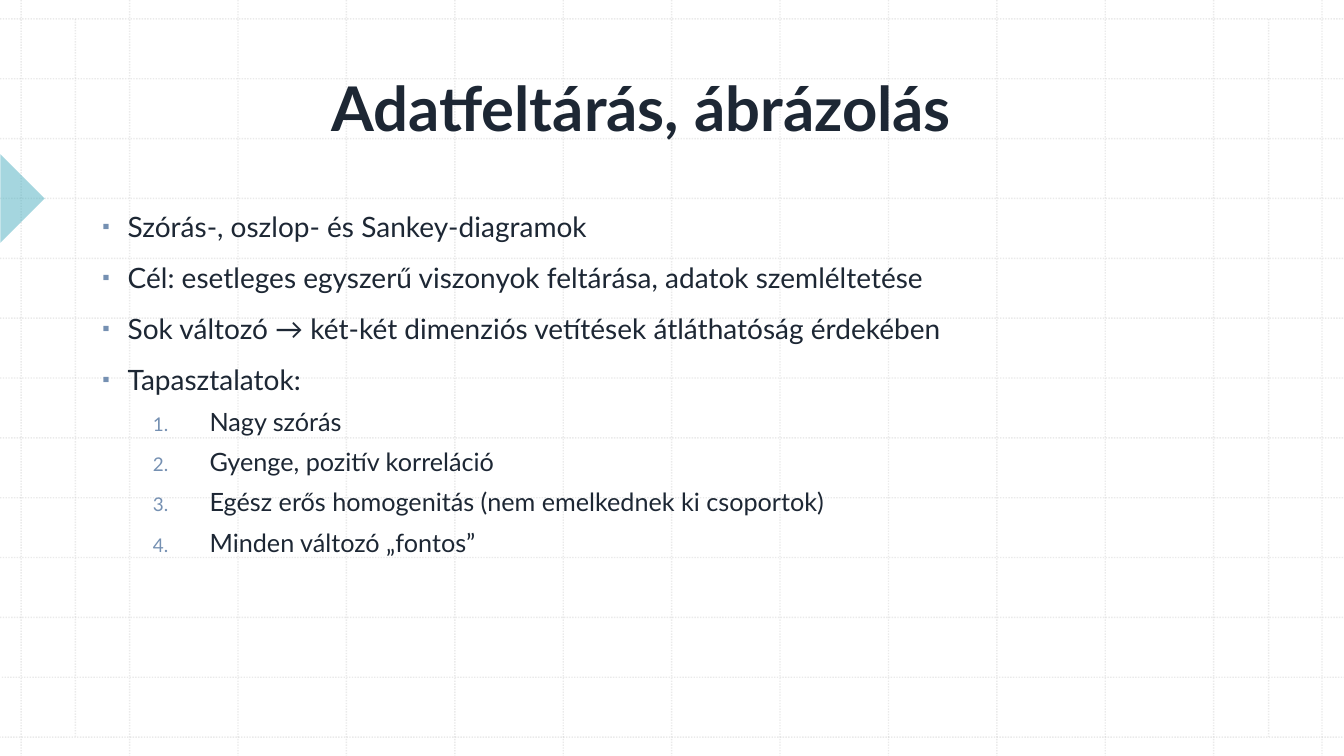
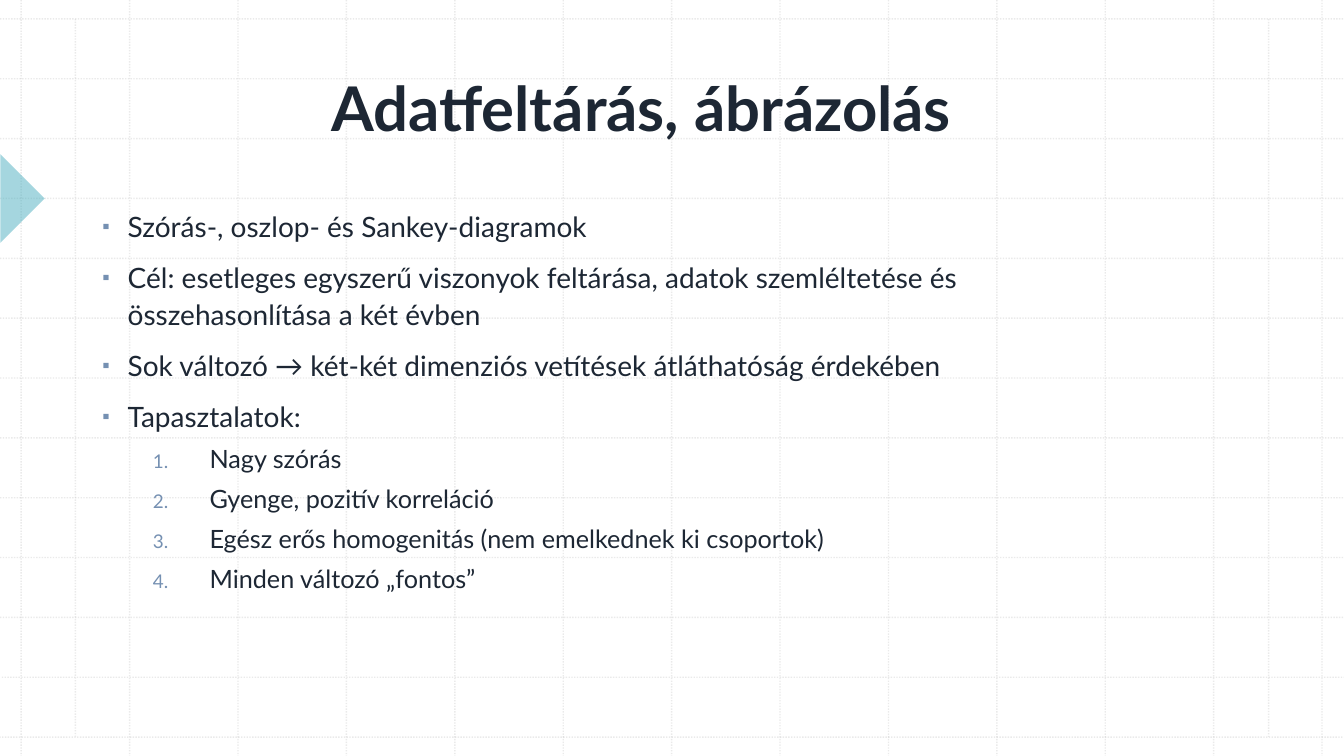
Before and after one commit to konderal333/-nkutfel, a slide deck: slide 4 of TDK prezi.pptx. Drawn at 1344x756 pixels with LibreOffice and Linux fonts; fonts in the diff are those of the drawing. Boxes give left, top, right and bottom in pixels: in the first picture for what was removed or moved away, otherwise in the second. Text is boxed around its words. In the diff, an @@ line names an element or a change of style, - is before the commit and + after.

```diff
--- a/TDK prezi.pptx
+++ b/TDK prezi.pptx
@@ text at box(128, 267, 957, 326): text changed @@
-▪ Cél: esetleges egyszerű viszonyok feltárása, adatok szemléltetése
+▪ Cél: esetleges egyszerű viszonyok feltárása, adatok szemléltetése és
+  összehasonlítása a két évben
```
Also in this commit, not shown: 3 other slides changed, 1 slide added.
